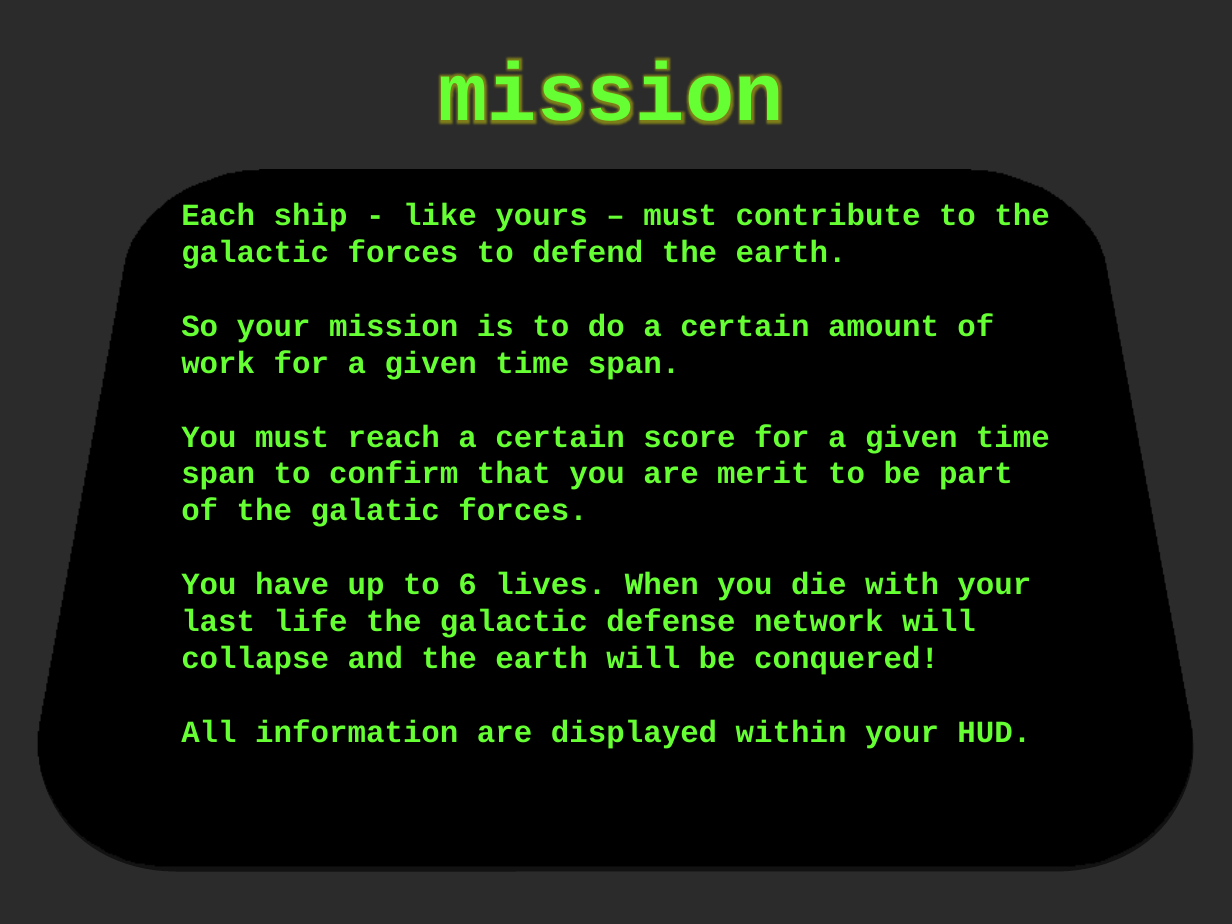
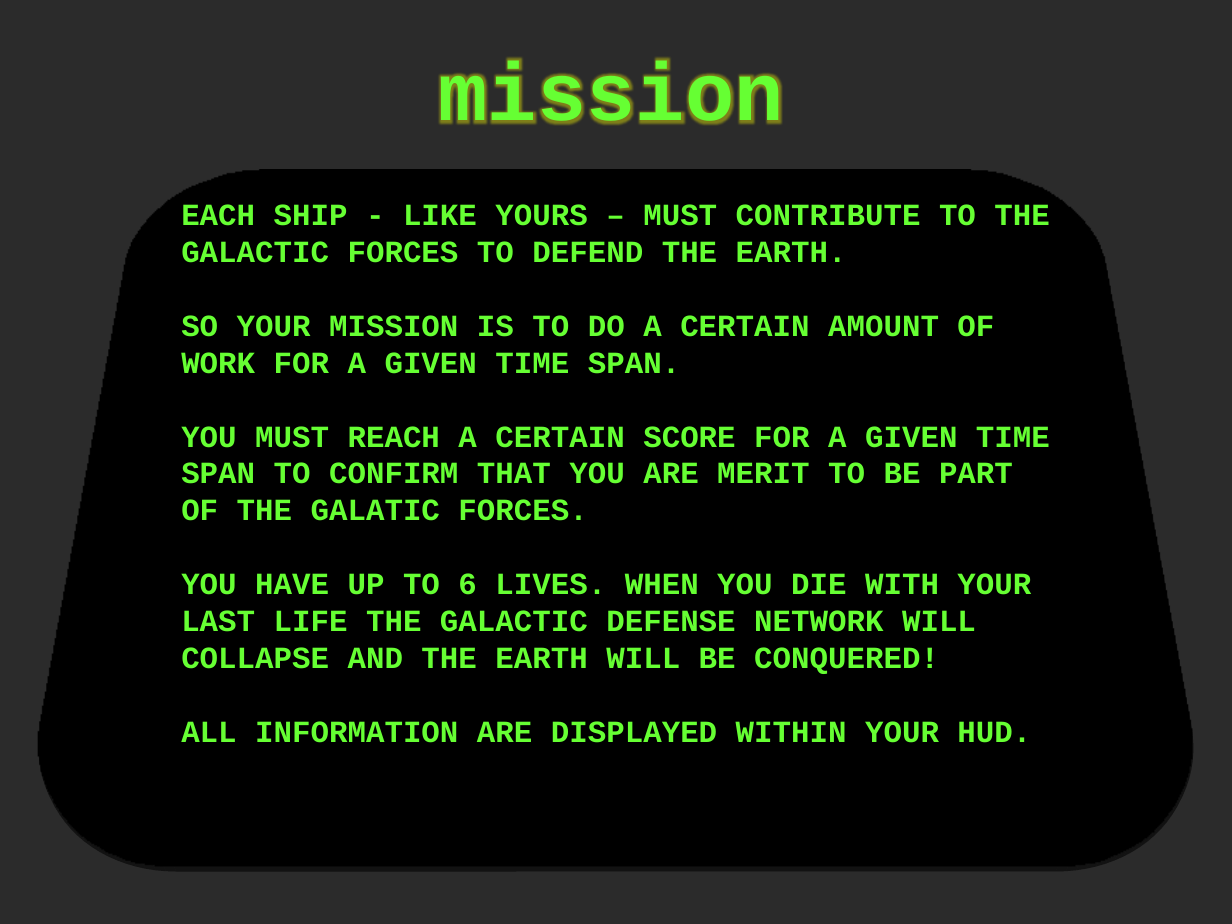
Before and after one commit to srad/SpaceBIT, a slide deck: slide 3 of handbook/SpaceBIT - Handbook.pptx. Drawn at 1232x924 pixels with LibreOffice and Linux fonts; fonts in the diff are those of the drawing; background and template pictures are left out; a plain dark background stands for a picture behind light text. Boxes give left, top, right and bottom in pixels: in the first picture for what was removed or moved away, otherwise in the second. Text is boxed around its words. In the diff, an @@ line names an element or a change of style, - is before the commit and + after.

```diff
--- a/handbook/SpaceBIT - Handbook.pptx
+++ b/handbook/SpaceBIT - Handbook.pptx
@@ text in rounded rectangle at [181,204,1050,743]: text changed @@
-Each ship - like yours – must contribute to the galactic forces to defend the earth.
-So your mission is to do a certain amount of work for a given time span.
-You must reach a certain score for a given time span to confirm that you are merit to be part of the galatic forces.
-You have up to 6 lives. When you die with your last life the galactic defense network will collapse and the earth will be conquered!
-All information are displayed within your HUD.
+EACH SHIP - LIKE YOURS – MUST CONTRIBUTE TO THE GALACTIC FORCES TO DEFEND THE EARTH.
+SO YOUR MISSION IS TO DO A CERTAIN AMOUNT OF WORK FOR A GIVEN TIME SPAN.
+YOU MUST REACH A CERTAIN SCORE FOR A GIVEN TIME SPAN TO CONFIRM THAT YOU ARE MERIT TO BE PART OF THE GALATIC FORCES.
+YOU HAVE UP TO 6 LIVES. WHEN YOU DIE WITH YOUR LAST LIFE THE GALACTIC DEFENSE NETWORK WILL COLLAPSE AND THE EARTH WILL BE CONQUERED!
+ALL INFORMATION ARE DISPLAYED WITHIN YOUR HUD.
```
Also in this commit, not shown: 7 other slides changed, 3 slides added, 35 other files.
